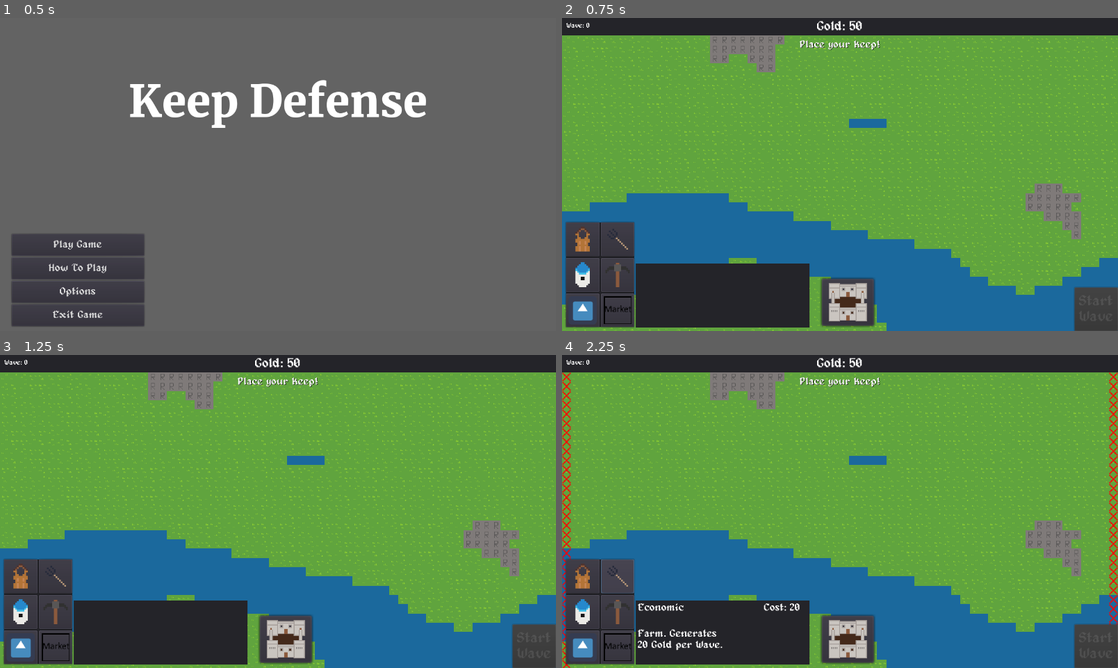
Above: before the commit, frames 1-4 (two rows, left to right).
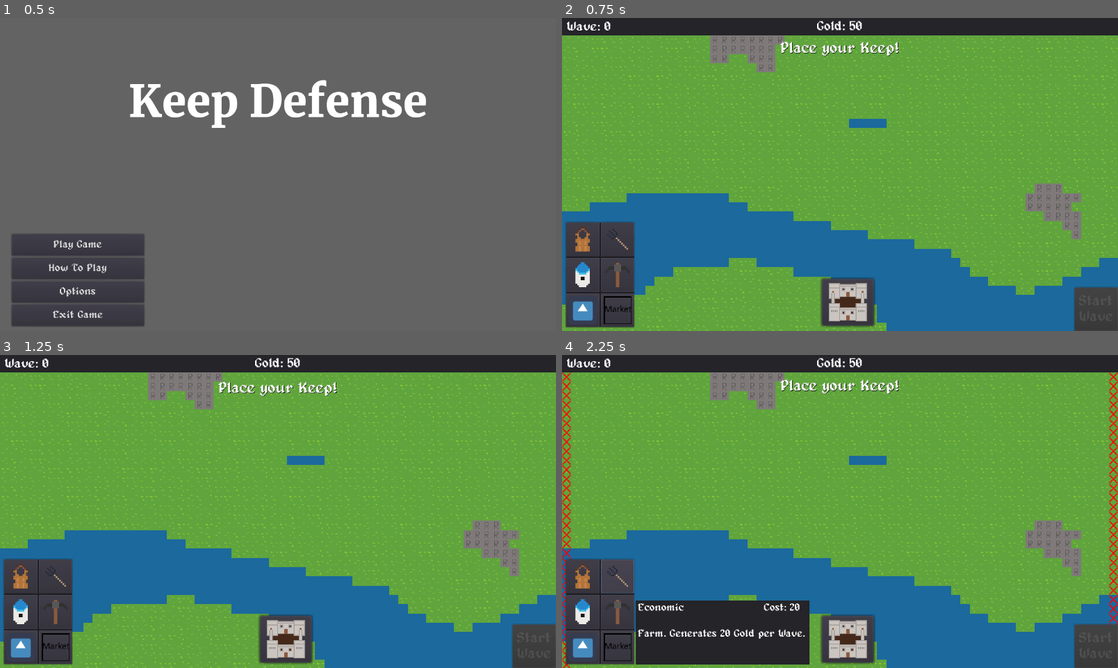
Above: after the commit, the same moments.

Repository: Joshua5437/Game-3
Game: Godot game, scene res://ui/main_menu/main_menu.tscn
Two runs of this game, one before a commit and one after it. Both use one fixed random seed, a clock stepped at 60 frames per second and the inputs below. The engine's default icon, where the game draws it, is replaced by a stand-in: a white triangle on a blue panel in a dark square.
Inputs (mouse positions are in pixels of both pictures, inside the frame that each line leads up to):
- Up to frame 1 (0.5 s): no input
- Up to frame 2 (0.75 s): click "Play Game" at 0.5 s
- Up to frame 3 (1.25 s): no input
- Up to frame 4 (2.25 s): click (584, 577) at 1.25 s; click (617, 577) at 2 s

Frame 1 is identical in both runs. In frame 2, 7.0% of the frame differs, in the area x 0-61%, y 1-99%; in frame 3, 7.1%; in frame 4, 1.0%.

Commit message:
added moving notice animation and fixed final boss not being tracked

Diff:
--- a/enemies/wave_system.gd
+++ b/enemies/wave_system.gd
@@ -98,6 +98,7 @@
 	new_boss.setup(map)
 	new_boss.position = new_position
 	new_boss.connect("die", self, "_on_enemy_death")
+	tracked_enemies.push_back(new_boss)
 	add_child(new_boss)
 
 func _on_wave_started():
--- a/mainScene.tscn
+++ b/mainScene.tscn
@@ -80,6 +80,7 @@
 bus = "Effects"
 
 [connection signal="deselect_construction" from="." to="PlayerCamera" method="_on_MainScene_deselect_construction"]
+[connection signal="deselect_construction" from="." to="GUI/mainUI" method="_on_deselect_construction"]
 [connection signal="game_over" from="." to="PlayerCamera" method="_on_game_over"]
 [connection signal="game_over" from="." to="GUI/Pause" method="_on_game_over"]
 [connection signal="paused" from="." to="GUI/Pause" method="_on_paused"]
--- a/ui/main_ui.tscn
+++ b/ui/main_ui.tscn
@@ -34,6 +34,10 @@
 [ext_resource path="res://sounds/market-construction-selected.wav" type="AudioStream" id=32]
 [ext_resource path="res://buildings/economic/market.png" type="Texture" id=33]
 
+[sub_resource type="DynamicFont" id=17]
+size = 36
+font_data = ExtResource( 7 )
+
 [sub_resource type="DynamicFont" id=1]
 size = 11
 font_data = ExtResource( 2 )
@@ -59,9 +63,6 @@
 size = 30
 font_data = ExtResource( 7 )
 
-[sub_resource type="DynamicFont" id=6]
-font_data = ExtResource( 7 )
-
 [sub_resource type="InputEventKey" id=7]
 pressed = true
 scancode = 49
@@ -90,11 +91,87 @@
 [sub_resource type="ShortCut" id=14]
 shortcut = SubResource( 13 )
 
+[sub_resource type="Animation" id=18]
+resource_name = "Moving"
+length = 2.0
+loop = true
+tracks/0/type = "value"
+tracks/0/path = NodePath("NoticeText:rect_position")
+tracks/0/interp = 1
+tracks/0/loop_wrap = true
+tracks/0/imported = false
+tracks/0/enabled = true
+tracks/0/keys = {
+"times": PoolRealArray( 0, 1 ),
+"transitions": PoolRealArray( 1, 1 ),
+"update": 0,
+"values": [ Vector2( 0, 45 ), Vector2( 0, 60 ) ]
+}
+
+[sub_resource type="Animation" id=19]
+length = 0.001
+tracks/0/type = "value"
+tracks/0/path = NodePath("NoticeText:rect_position")
+tracks/0/interp = 1
+tracks/0/loop_wrap = true
+tracks/0/imported = false
+tracks/0/enabled = true
+tracks/0/keys = {
+"times": PoolRealArray( 0 ),
+"transitions": PoolRealArray( 1 ),
+"update": 0,
+"values": [ Vector2( 0, 45 ) ]
+}
+tracks/1/type = "value"
+tracks/1/path = NodePath("NoticeText:rect_rotation")
+tracks/1/interp = 1
+tracks/1/loop_wrap = true
+tracks/1/imported = false
+tracks/1/enabled = true
+tracks/1/keys = {
+"times": PoolRealArray( 0 ),
+"transitions": PoolRealArray( 1 ),
+"update": 0,
+"values": [ 0.0 ]
+}
+
+[sub_resource type="Animation" id=20]
+resource_name = "ShowAndHide"
+length = 10.0
+tracks/0/type = "value"
+tracks/0/path = NodePath("NoticeText:rect_position")
+tracks/0/interp = 1
+tracks/0/loop_wrap = true
+tracks/0/imported = false
+tracks/0/enabled = true
+tracks/0/keys = {
+"times": PoolRealArray( 0, 1, 9, 10 ),
+"transitions": PoolRealArray( 1, 1, 1, 1 ),
+"update": 0,
+"values": [ Vector2( 0, -48 ), Vector2( 0, 45 ), Vector2( 0, 45 ), Vector2( 0, -48 ) ]
+}
+
 [node name="MainUI" type="Control"]
 anchor_right = 1.0
 anchor_bottom = 1.0
 theme = ExtResource( 13 )
 script = ExtResource( 8 )
+
+[node name="NoticeText" type="Label" parent="."]
+anchor_left = 0.5
+anchor_right = 0.5
+margin_left = -640.0
+margin_top = 45.0
+margin_right = 640.0
+margin_bottom = 90.002
+grow_horizontal = 2
+theme = ExtResource( 13 )
+custom_colors/font_outline_modulate = Color( 0, 0, 0, 1 )
+custom_colors/font_color_shadow = Color( 0, 0, 0, 1 )
+custom_fonts/font = SubResource( 17 )
+text = "Place your Keep!"
+align = 1
+valign = 1
 
 [node name="MarginContainer" type="MarginContainer" parent="."]
 anchor_left = 1.0
@@ -139,12 +216,14 @@
 text = "Gold: 50"
 
 [node name="Wave" type="Label" parent="TopPanel"]
-margin_left = 10.0
-margin_top = 10.0
-margin_right = 40.0
-margin_bottom = 14.0
-custom_fonts/font = SubResource( 6 )
+anchor_top = 0.5
+anchor_bottom = 0.5
+margin_top = -14.0
+margin_right = 113.0
+margin_bottom = 15.0
+custom_fonts/font = SubResource( 5 )
 text = "Wave: 1"
+align = 2
 
 [node name="Buildings" type="Panel" parent="."]
 anchor_top = 1.0
@@ -270,21 +349,8 @@
 building_stats = ExtResource( 18 )
 selected_sound = ExtResource( 23 )
 
-[node name="NoticeText" type="Label" parent="."]
-anchor_left = 0.5
-anchor_right = 0.5
-margin_left = -421.0
-margin_top = 50.0
-margin_right = 421.0
-margin_bottom = 73.0
-grow_horizontal = 2
-theme = ExtResource( 13 )
-custom_colors/font_outline_modulate = Color( 0, 0, 0, 1 )
-custom_colors/font_color_shadow = Color( 0, 0, 0, 1 )
-text = "Place your keep!"
-align = 1
-
 [node name="TowerInfo" type="Panel" parent="."]
+visible = false
 margin_left = 170.0
 margin_top = 565.0
 margin_right = 570.0
@@ -307,6 +373,13 @@
 margin_top = 65.0
 margin_right = 395.0
 margin_bottom = 140.0
+autowrap = true
+
+[node name="NoticeAnimation" type="AnimationPlayer" parent="."]
+autoplay = "Moving"
+anims/Moving = SubResource( 18 )
+anims/RESET = SubResource( 19 )
+anims/ShowAndHide = SubResource( 20 )
 
 [connection signal="pressed" from="MarginContainer/StartWave" to="." method="_on_StartWave_pressed"]
 [connection signal="construction_button_pressed" from="Buildings/GridContainer/Bow" to="." method="_on_construction_button_pressed"]
--- a/ui/pause.tscn
+++ b/ui/pause.tscn
@@ -32,6 +32,11 @@
 script = ExtResource( 2 )
 return_menu_scene = ExtResource( 4 )
 unpause_shortcut = SubResource( 11 )
+
+[node name="Background" type="ColorRect" parent="."]
+anchor_right = 1.0
+anchor_bottom = 1.0
+color = Color( 0, 0, 0, 0.8 )
 
 [node name="Label" type="Label" parent="."]
 anchor_left = 0.5
--- a/ui/ui.gd
+++ b/ui/ui.gd
@@ -30,24 +30,33 @@
 	emit_signal("construction_selected", construction)
 
 	var stats : BuildingStats = construction.stats
+	var price = 0
+	if stats.type != BuildingStats.Type.Keep:
+		price = stats.price
 
 	tower_title.text = "%s" % stats.get_type_str()
-	tower_price.text = "Cost: %s" % stats.price
+	tower_price.text = "Cost: %s" % price
 	if stats is EconomicBuildingStats:
-		tower_description.text = "%s. Generates\n%s Gold per Wave." % [stats.name, stats.gold_production]
+		tower_description.text = "%s. Generates %s Gold per Wave." % [stats.name, stats.gold_production]
 	elif stats is DefenseBuildingStats:
 		tower_description.text = "%s. Deals %s Damage." % [stats.name, stats.damage]
+	elif stats.type == BuildingStats.Type.Keep:
+		tower_description.text = "%s. Free to build. Repair costs %s gold." % [stats.name, stats.price]
 	else:
 		tower_description.text = "%s." % stats.name
+	$TowerInfo.show()
 
 
 func _on_StartWave_pressed():
 	emit_signal("wave_started")
+	notice_text.text = ""
 	start_wave_button.disabled = true
 	start_wave_label.modulate.a = 0.1
 
 
 func _on_wave_ended():
+	notice_text.text = "Wave over. Build and prepare for the next wave."
+	$NoticeAnimation.play("ShowAndHide")
 	start_wave_button.disabled = false
 	start_wave_label.modulate.a = 1.0
 
@@ -55,9 +64,15 @@
 func _on_building_keep_placed():
 	start_wave_button.disabled = false
 	$PlaceKeep.queue_free()
-	notice_text.text = ""
+	notice_text.text = "Now, build defenses and press \"Start Wave\" to begin."
+	$NoticeAnimation.play("ShowAndHide")
 	start_wave_label.modulate.a = 1.0
 
 
 func _on_final_boss_killed():
 	notice_text.text = "Congulations! You killed the evil sorcerer and his army!"
+	$NoticeAnimation.play("ShowAndHide")
+
+
+func _on_deselect_construction():
+	$TowerInfo.hide()
Not shown: 1 places in ui/main_ui.tscn that only renumber resources
